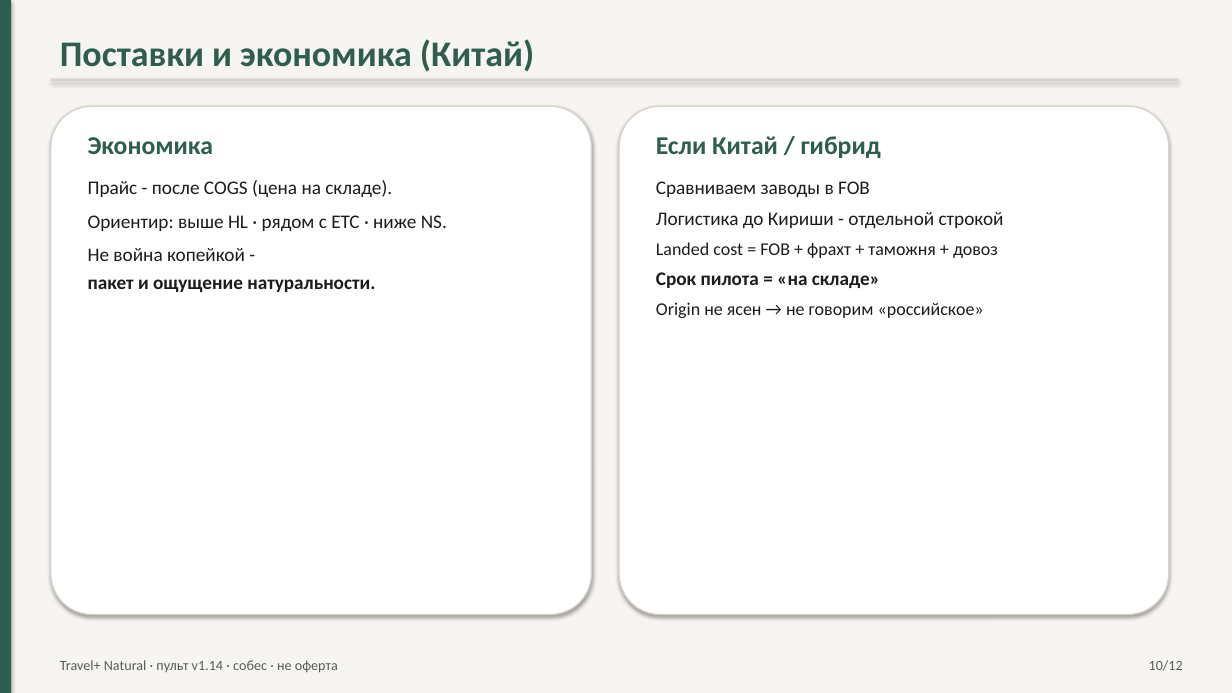
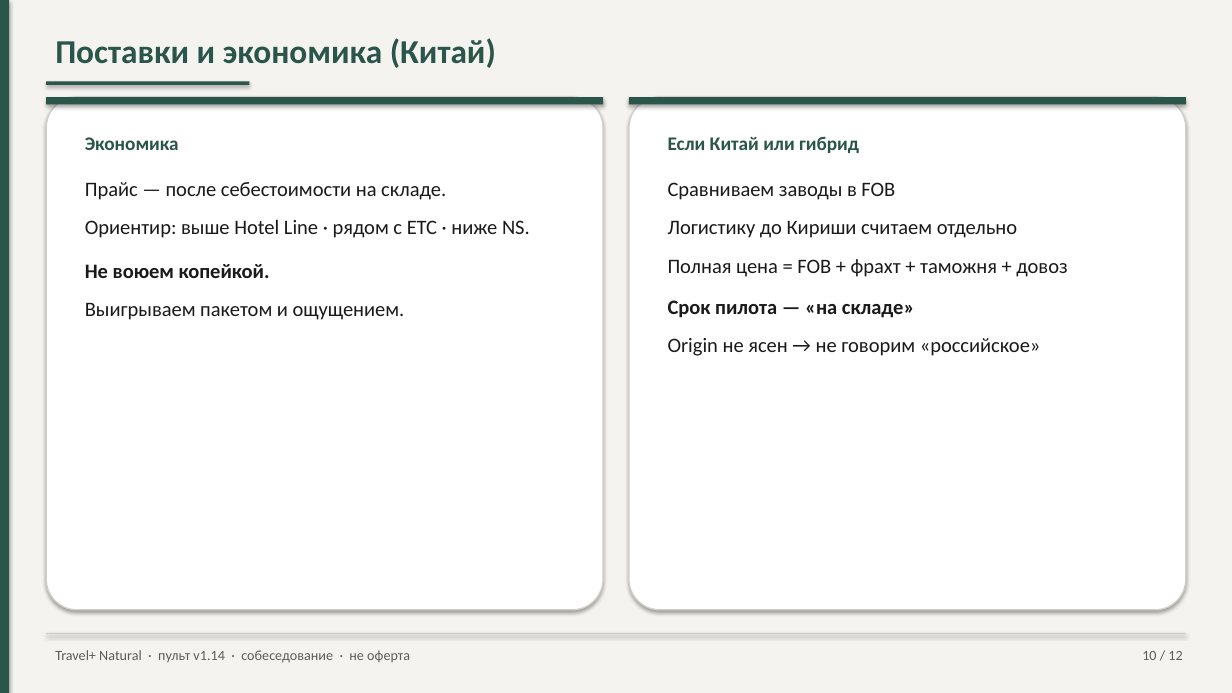
Before and after one commit to pagasbot-coder/Banya-Digital, a slide deck: slide 10 of knowledge-base/presentation-travelplus-interview.pptx. Drawn at 1232x693 pixels with LibreOffice and Linux fonts; fonts in the diff are those of the drawing. Boxes give left, top, right and bottom in pixels: in the first picture for what was removed or moved away, otherwise in the second. Text is boxed around its words. In the diff, an @@ line names an element or a change of style, - is before the commit and + after.

```diff
--- a/knowledge-base/presentation-travelplus-interview.pptx
+++ b/knowledge-base/presentation-travelplus-interview.pptx
@@ rectangle at (x1=0, y1=0, x2=1232, y2=693): fill #F7F5F2 to #F5F3EF @@
@@ rectangle at (x1=0, y1=0, x2=9, y2=693): fill #2F5D50 to #2A554A @@
@@ text "Поставки и экономика (Китай)" at (x1=55, y1=38, x2=496, y2=68): size 28 to 26 pt, text colour #2F5D50 to #2A554A @@
@@ rectangle added at (x1=46, y1=81, x2=250, y2=85), fill #2A554A @@
@@ rectangle removed at (x1=51, y1=79, x2=1178, y2=81) @@
@@ rounded rectangle resized from (x1=619, y1=106, x2=1169, y2=615) to (x1=46, y1=97, x2=604, y2=610) @@
@@ rounded rectangle at (x1=46, y1=97, x2=604, y2=610): outline #D8D2C8 1 pt to #D4CEC4 1 pt; proportions changed @@
@@ rectangle added at (x1=46, y1=97, x2=604, y2=104), fill #2A554A @@
@@ rounded rectangle removed at (x1=51, y1=106, x2=592, y2=615) @@
@@ rounded rectangle added at (x1=629, y1=97, x2=1187, y2=610), fill #FFFFFF, outline #D4CEC4 1 pt @@
@@ rectangle added at (x1=629, y1=97, x2=1187, y2=104), fill #2A554A @@
@@ text at (x1=85, y1=137, x2=179, y2=150): size 20 to 15 pt, text colour #2F5D50 to #2A554A in "Экономика"; line spacing 1 to 1.15; more space between paragraphs @@
@@ text "Если Китай или гибрид" moved from (x1=656, y1=136, x2=1004, y2=318) to (x1=668, y1=136, x2=1067, y2=356) @@
@@ text at (x1=668, y1=136, x2=859, y2=153): text changed; size 20 to 15 pt; text colour #2F5D50 to #2A554A @@
-Если Китай / гибрид
+Если Китай или гибрид
@@ text at (x1=85, y1=182, x2=530, y2=320): text changed; size 15 to 16 pt; text colour #1C1C1C to #1A1A1A @@
-Прайс - после COGS (цена на складе).
-Ориентир: выше HL · рядом с ЕТС · ниже NS.
-Не война копейкой -
-пакет и ощущение натуральности.
+Прайс — после себестоимости на складе.
+Ориентир: выше Hotel Line · рядом с ЕТС · ниже NS.
+Не воюем копейкой.
+Выигрываем пакетом и ощущением.
@@ text at (x1=668, y1=182, x2=1041, y2=356): size 15 to 16 pt in "Сравниваем заводы в FOB"; text colour #1C1C1C to #1A1A1A in "Сравниваем заводы в FOB", "Origin не ясен → не говорим «российское»"; size 14 to 16 pt in "Origin не ясен → не говорим «российское»"; line spacing 1 to 1.15; more space between paragraphs @@
@@ text at (x1=668, y1=221, x2=1067, y2=318): text changed; size 15 to 16 pt; text colour #1C1C1C to #1A1A1A @@
-Логистика до Кириши - отдельной строкой
-Landed cost = FOB + фрахт + таможня + довоз
-Срок пилота = «на складе»
+Логистику до Кириши считаем отдельно
+Полная цена = FOB + фрахт + таможня + довоз
+Срок пилота — «на складе»
@@ rectangle added at (x1=46, y1=633, x2=1186, y2=634), fill #D4CEC4 @@
@@ text at (x1=55, y1=650, x2=410, y2=662): text changed; text colour #5A5A5A to #5C5C5C @@
-Travel+ Natural · пульт v1.14 · собес · не оферта
+Travel+ Natural · пульт v1.14 · собеседование · не оферта
@@ text at (x1=1142, y1=651, x2=1182, y2=660): text changed; text colour #5A5A5A to #5C5C5C @@
-10/12
+10 / 12
```
Also in this commit, not shown: 11 other slides changed, 10 other files.
